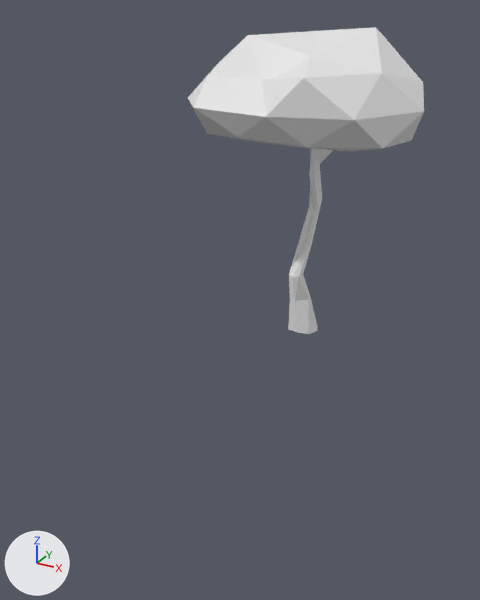
Two versions of the Blender file TheOvercoat/Assets/Models(blend)/Eşyalar/agac3.blend, one commit apart.
Rendered twice from a camera (50 mm lens) standing at (31.8, -76.1, 39.9) and looking at (-2.7, -13.5, 8.6). Lighting does not change. The marker at lower left points along +X, +Y and +Z. Objects named as collision shapes, trigger or cutter boxes, shadow casters or lower levels of detail are left out.
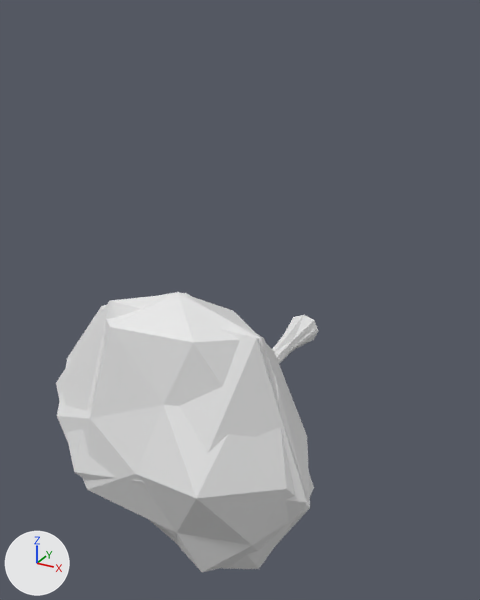
The change, as a list of edits to the scene's bpy script:
```text
Change ob_cylinder:
    ob_cylinder.rotation_euler: (0.0, 0.0, 0.0) -> (1.571, 0.0, 0.0)  # degrees (0, 0, 0) -> degrees (90, 0, 0)
    add _m = ob_cylinder.modifiers.new('DecimateMod', 'DECIMATE')
    add _m.ratio = 0.2
    add _m.use_collapse_triangulate = True
Add ob_agac3_lod0:
    ob_agac3_lod0 = bpy.data.objects.new('agac3_LOD0', me_cylinder)
    ob_agac3_lod0.location = (0.0, 0.0, 0.0)
    ob_agac3_lod0.rotation_euler = (1.571, 0.0, 0.0)  # degrees (90, 0, 0)
```

Location of each change, [x1, y1, x2, y2] in pixels of the pictures (480 x 600 px):
'agac3_LOD0', added: after [57, 292, 318, 572]
'Cylinder', turned, modifiers changed: before [188, 27, 424, 334]; after [56, 293, 316, 569]
